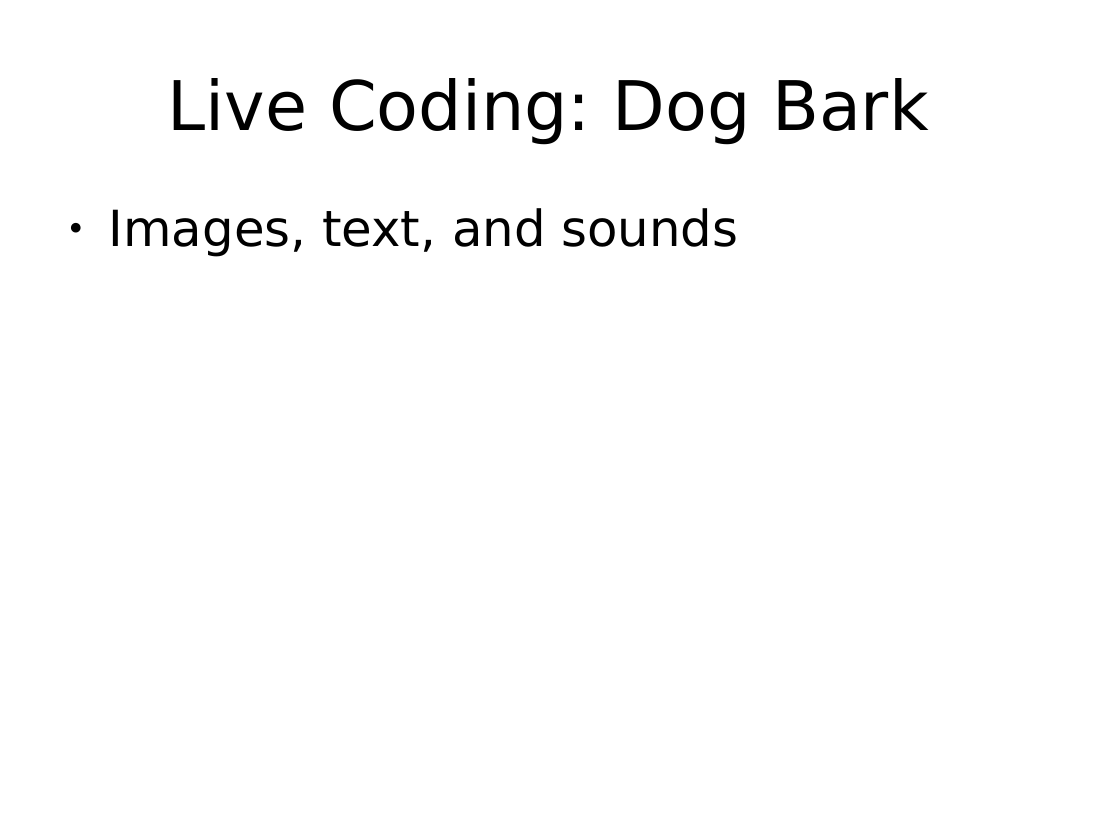
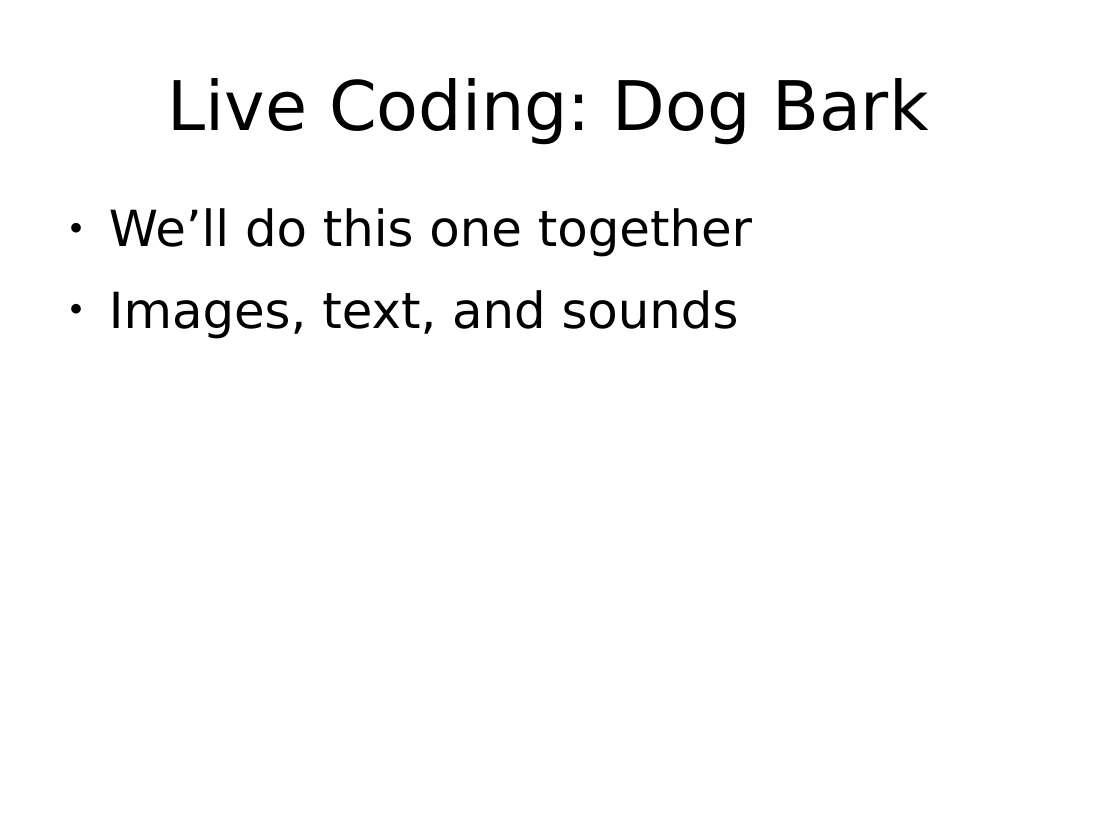
Before and after one commit to RHIT-CSSE/catapult, a slide deck: slide 21 of Slides/slides1.pptx. Drawn at 1120x840 pixels with LibreOffice and Linux fonts; fonts in the diff are those of the drawing. Boxes give left, top, right and bottom in pixels: in the first picture for what was removed or moved away, otherwise in the second. Text is boxed around its words. In the diff, an @@ line names an element or a change of style, - is before the commit and + after.

```diff
--- a/Slides/slides1.pptx
+++ b/Slides/slides1.pptx
@@ text at (109,208,752,257): paragraph added @@
+● We’ll do this one together
```
Also in this commit, not shown: 37 other files.
